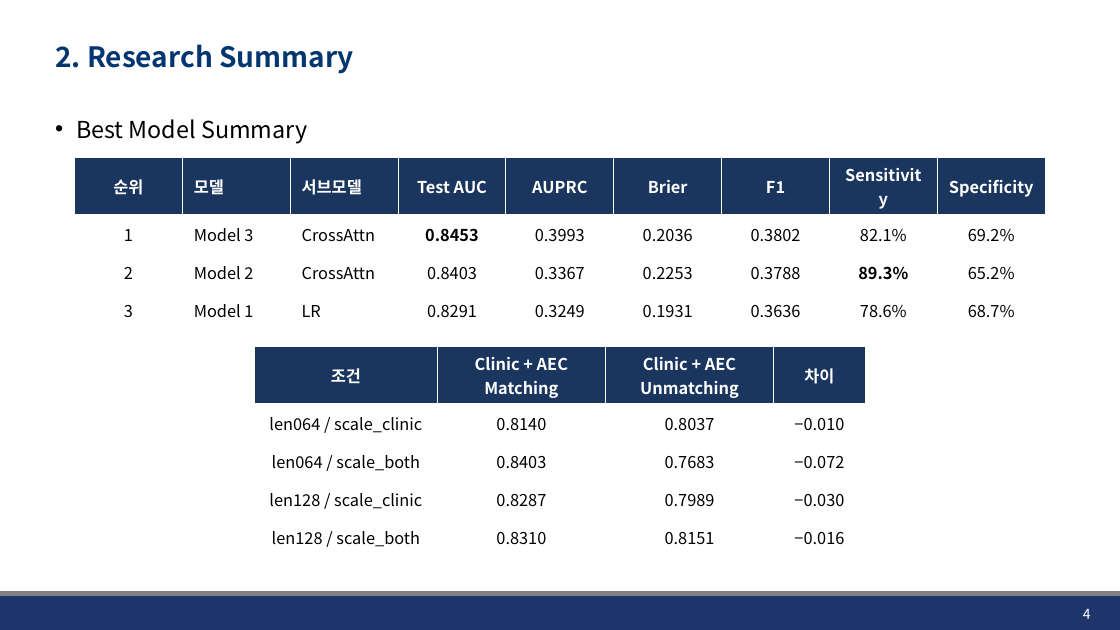
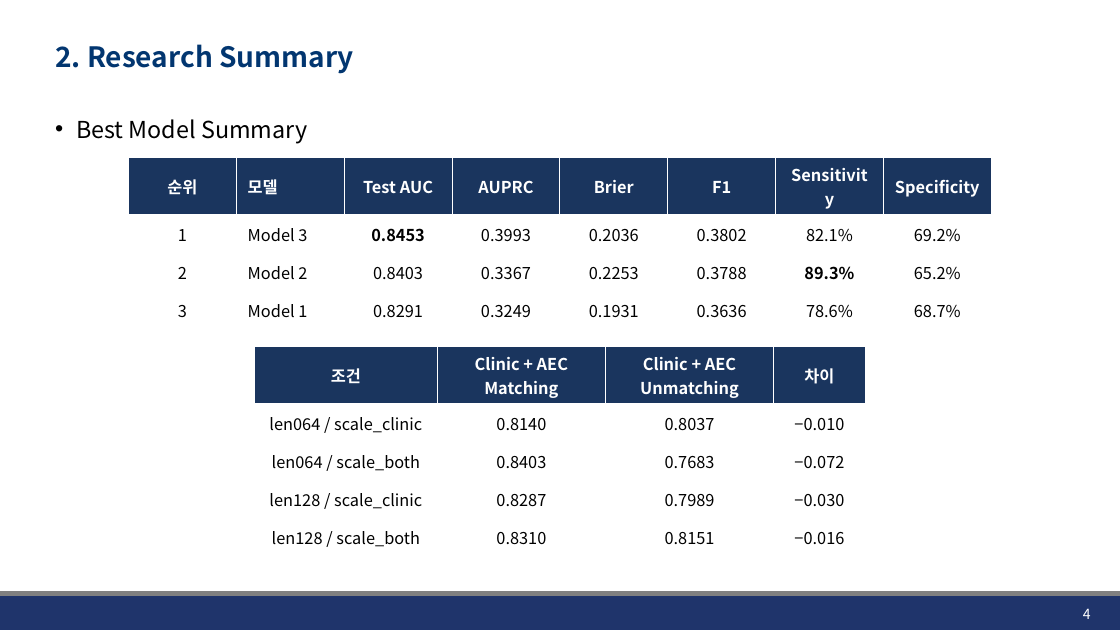
Before and after one commit to JHWannabe/2026-1_Study, a slide deck: slide 4 of 연구자료/260514_AEC_SMI_Analysis.pptx. Drawn at 1120x630 pixels with LibreOffice and Linux fonts; fonts in the diff are those of the drawing; background and template pictures are left out. Boxes give left, top, right and bottom in pixels: in the first picture for what was removed or moved away, otherwise in the second. Text is boxed around its words. In the diff, an @@ line names an element or a change of style, - is before the commit and + after.

```diff
--- a/연구자료/260514_AEC_SMI_Analysis.pptx
+++ b/연구자료/260514_AEC_SMI_Analysis.pptx
@@ table at [129,158,989,322] @@
-column 3: 서브모델 | CrossAttn | CrossAttn | LR
@@ table: place and size @@
-table at [75,158,1043,322]
+table at [129,158,989,322]
```
Also in this commit, not shown: 1 other slide changed, 16 slides added, 2 other files.
